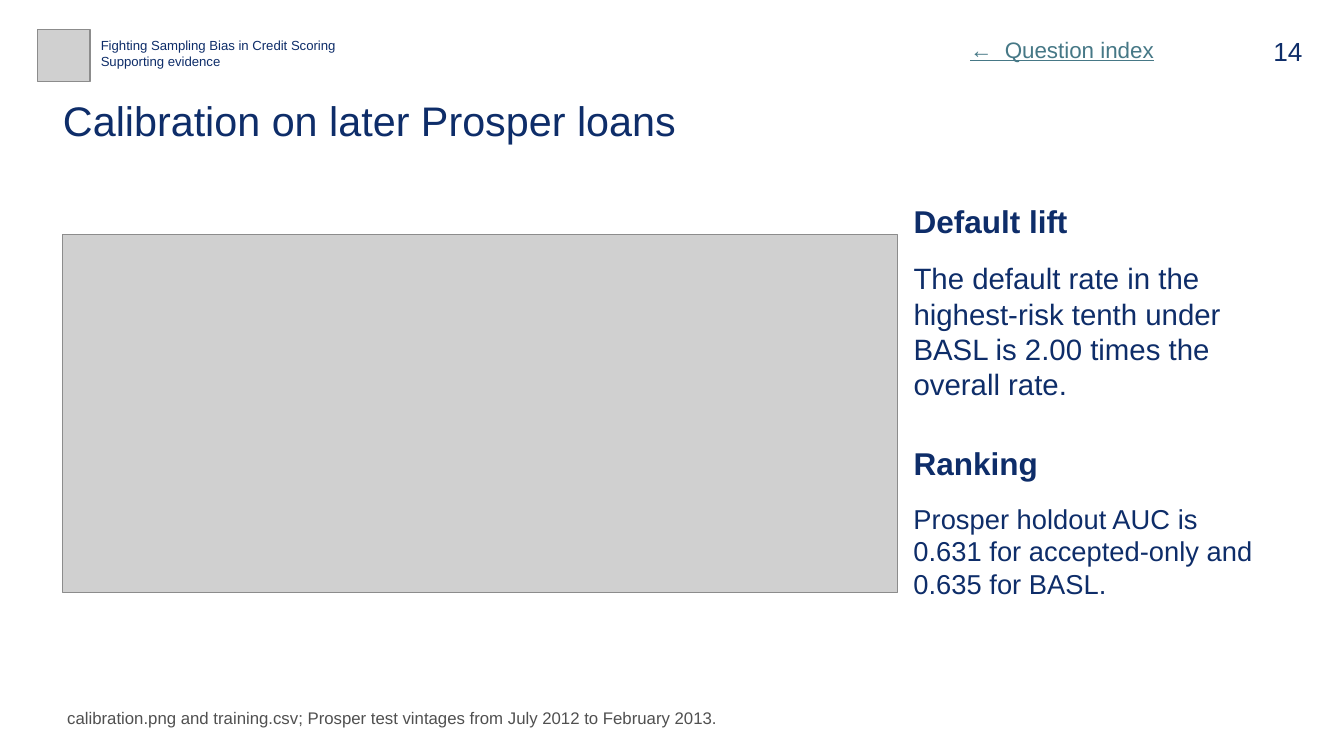
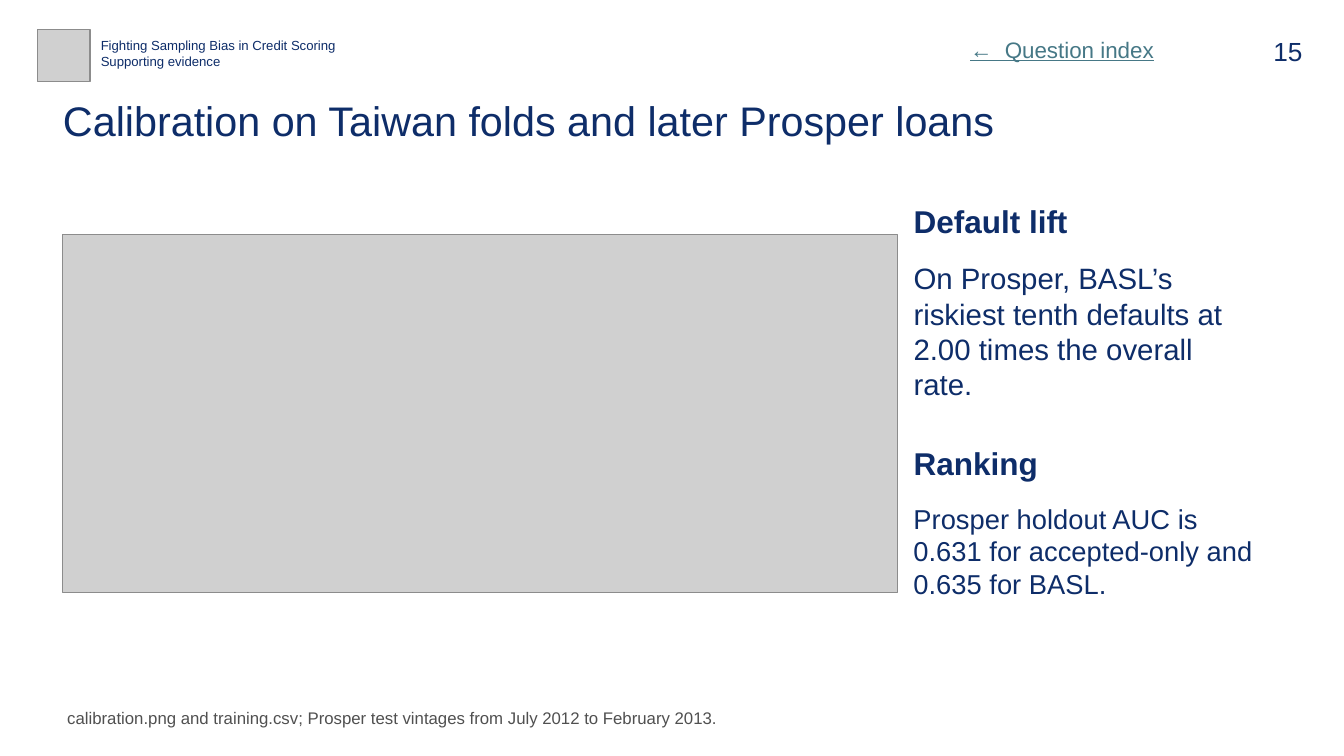
Before and after one commit to bigpurota/paper11, a slide deck: slide 15 of slides/paper11.pptx (slide 14 before the commit). Drawn at 1344x756 pixels with LibreOffice and Linux fonts; fonts in the diff are those of the drawing; grey boxes stand for pictures. Boxes give left, top, right and bottom in pixels: in the first picture for what was removed or moved away, otherwise in the second. Text is boxed around its words. In the diff, an @@ line names an element or a change of style, - is before the commit and + after.

```diff
--- a/slides/paper11.pptx
+++ b/slides/paper11.pptx
@@ text at [1273,43,1302,62]: text changed @@
-14
+15
@@ text at [63,106,994,144]: text changed @@
-Calibration on later Prosper loans
+Calibration on Taiwan folds and later Prosper loans
@@ text at [914,268,1222,396]: text changed @@
-The default rate in the highest-risk tenth under BASL is 2.00 times the overall rate.
+On Prosper, BASL’s riskiest tenth defaults at 2.00 times the overall rate.
```
Also in this commit, not shown: 23 other slides changed, 1 slide added, 13 other files.
